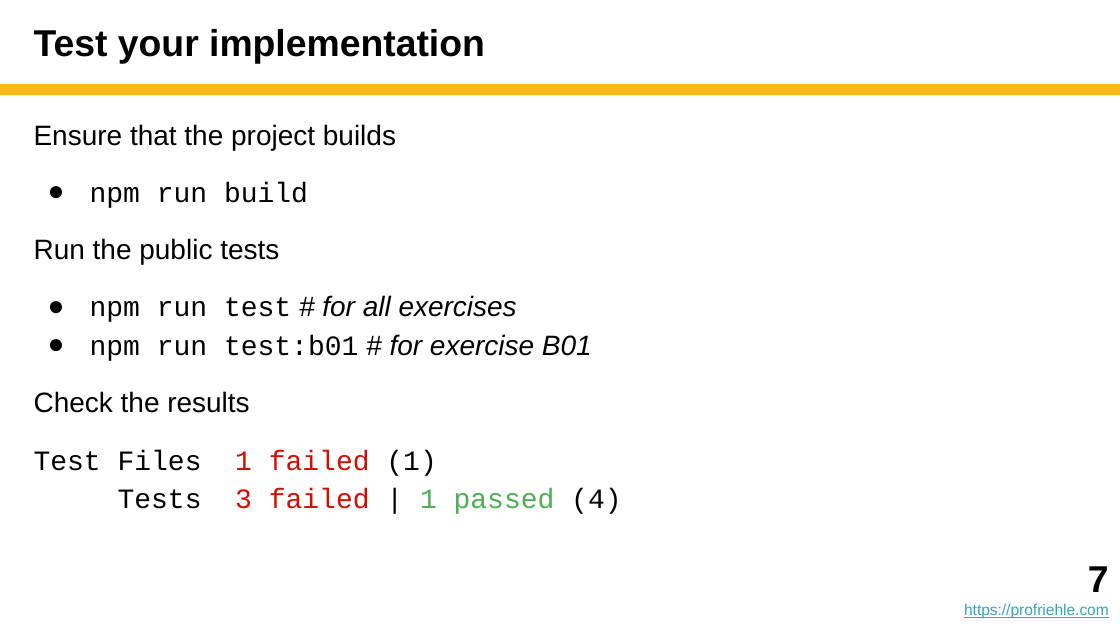
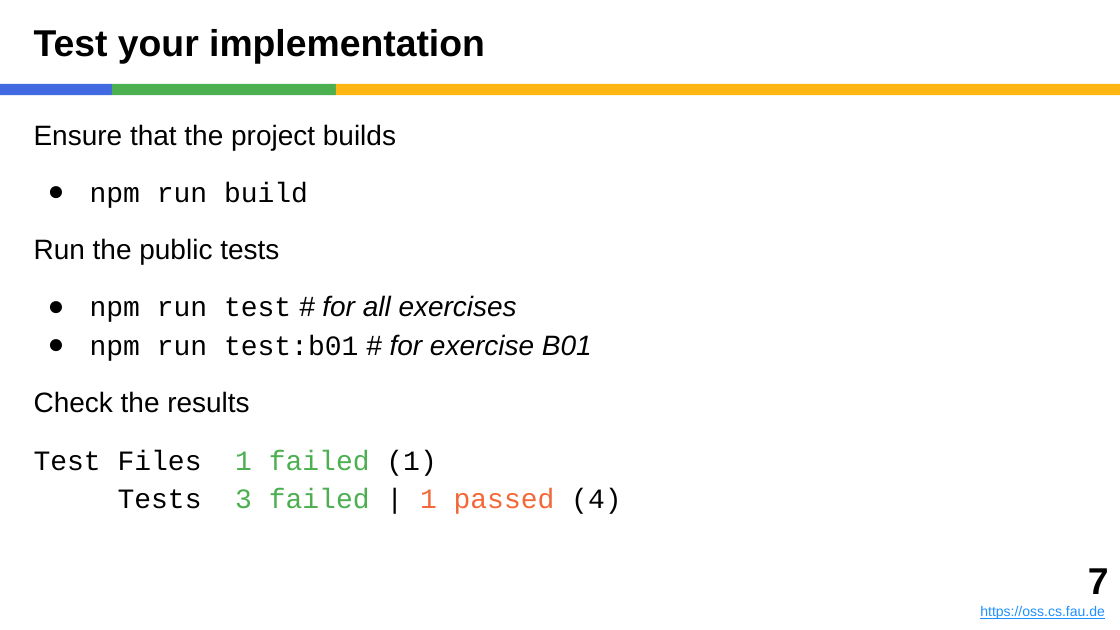
Before and after one commit to dirkriehle/adap-course, a slide deck: slide 7 of Lecture slides/ADAP A03 - Homework Setup.pptx. Drawn at 1120x630 pixels with LibreOffice and Linux fonts; fonts in the diff are those of the drawing. Boxes give left, top, right and bottom in pixels: in the first picture for what was removed or moved away, otherwise in the second. Text is boxed around its words. In the diff, an @@ line names an element or a change of style, - is before the commit and + after.

```diff
--- a/Lecture slides/ADAP A03 - Homework Setup.pptx
+++ b/Lecture slides/ADAP A03 - Homework Setup.pptx
@@ rectangle added at (0,84,112,95), fill #4169E1 @@
@@ rectangle added at (112,84,336,95), fill #4CAF50 @@
@@ rectangle: place and size @@
-rectangle at (0,84,1120,95)
+rectangle at (336,84,1120,95)
@@ text at (34,450,621,514): text colour #D50D01 to #4CAF50 in "1 failed 3 failed"; text colour #4CAF50 to #F36838 in "1 passed" @@
@@ text: place and size @@
-text at (964,566,1109,619)
+text at (980,568,1109,619)
@@ text at (980,606,1105,619): text changed; size 10 to 9 pt; text colour #34A3C5 to #1E90FF @@
-https://profriehle.com
+https://oss.cs.fau.de
```
Also in this commit, not shown: 15 other slides changed, 1 other file.
